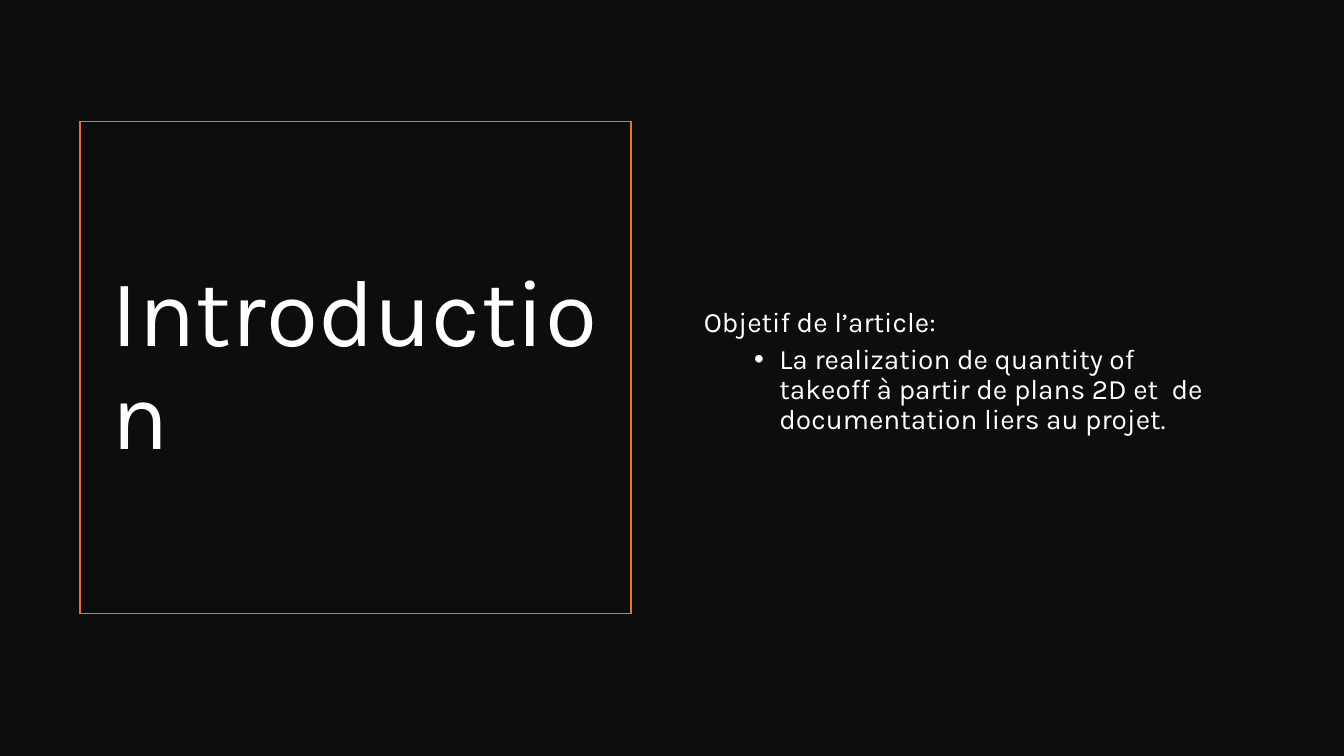
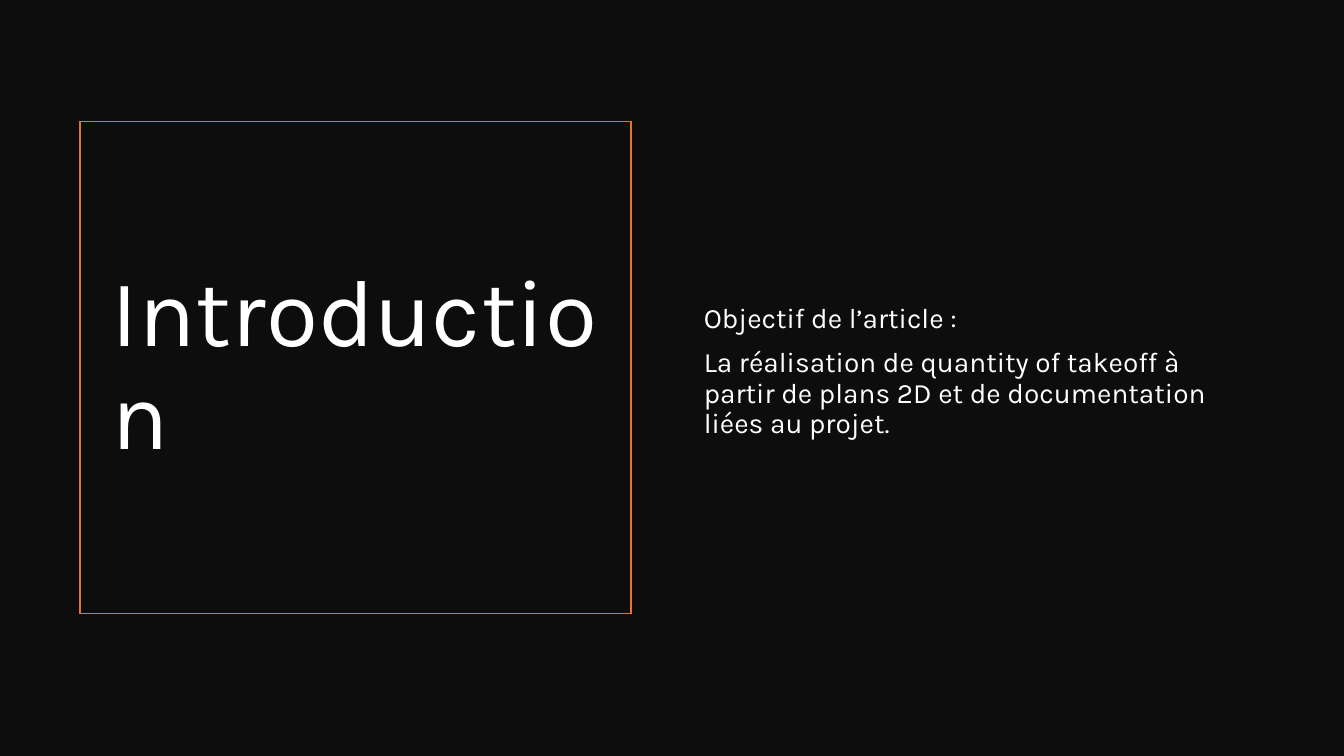
Before and after one commit to IzowRM/Stage-Cetic, a slide deck: slide 2 of Doc Slide/Enhanced Automated Construction Quantity Takeoff.pptx. Drawn at 1344x756 pixels with LibreOffice and Linux fonts; fonts in the diff are those of the drawing. Boxes give left, top, right and bottom in pixels: in the first picture for what was removed or moved away, otherwise in the second. Text is boxed around its words. In the diff, an @@ line names an element or a change of style, - is before the commit and + after.

```diff
--- a/Doc Slide/Enhanced Automated Construction Quantity Takeoff.pptx
+++ b/Doc Slide/Enhanced Automated Construction Quantity Takeoff.pptx
@@ text at <box>704,308,1205,440</box>: text changed @@
-Objetif de l’article:
-  • La realization de quantity of takeoff à partir de plans 2D et de documentation liers au projet.
+Objectif de l’article :
+La réalisation de quantity of takeoff à partir de plans 2D et de documentation liées au projet.
```
Also in this commit, not shown: 4 other slides changed, 11 slides added, 33 other files.
